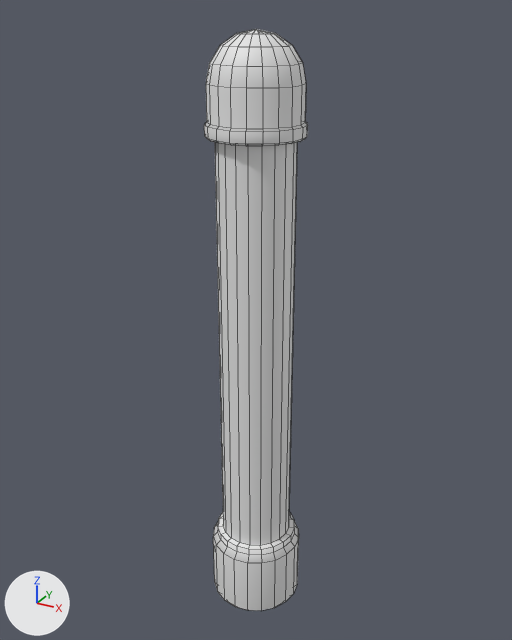
The FBX model Assets/Art/Imports/FBXImport/Props_LavaLampLarge.fbx: old version first, new version second.
Both versions are drawn from a 50 mm camera at (-7.31, -15.44, 6.93) aimed at (-10.92, -8.88, 3.65). Every picture has the same lights, and +X, +Y and +Z are marked at lower left. The older version comes first. Mesh edges are drawn as thin lines. Where no turn or scale is listed for an object, it has been applied to the vertices.

The first picture shows 'LampBase', 'LampCentre'.
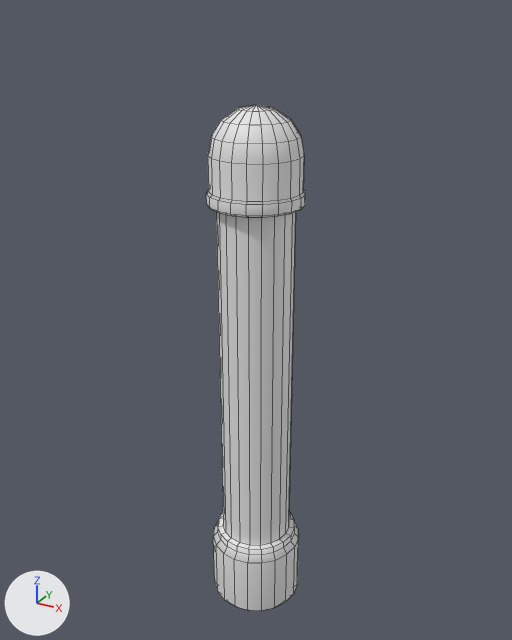
What the commit changed:
me_mesh is used by ob_lampbase; location (-10.84, -9.01, 0.0).
me_mesh had 301 vertices, 280 faces and spanned x -0.56..0.56, y -0.56..0.56, z -0.12..6.75.
me_mesh now has 301 vertices, 280 faces and spans x -0.56..0.56, y -0.56..0.56, z -0.12..6.05.
me_mesh part 1: the loose piece of 181 vertices spanning x -0.52..0.52, y -0.52..0.52, z 5.73..6.75 is moved by (0.0, 0.0, -0.7).

What differs and where, as boxes (x1, y1, x2, y2) in the pictures (512 x 640 px; the box of a moved part takes in the faces that stretch with it):
'LampBase', reshaped (13% shorter): before (204, 29, 308, 611); after (206, 105, 306, 611)
part 1 of me_mesh, moved or reshaped: before (204, 29, 308, 146); after (206, 105, 306, 218)
